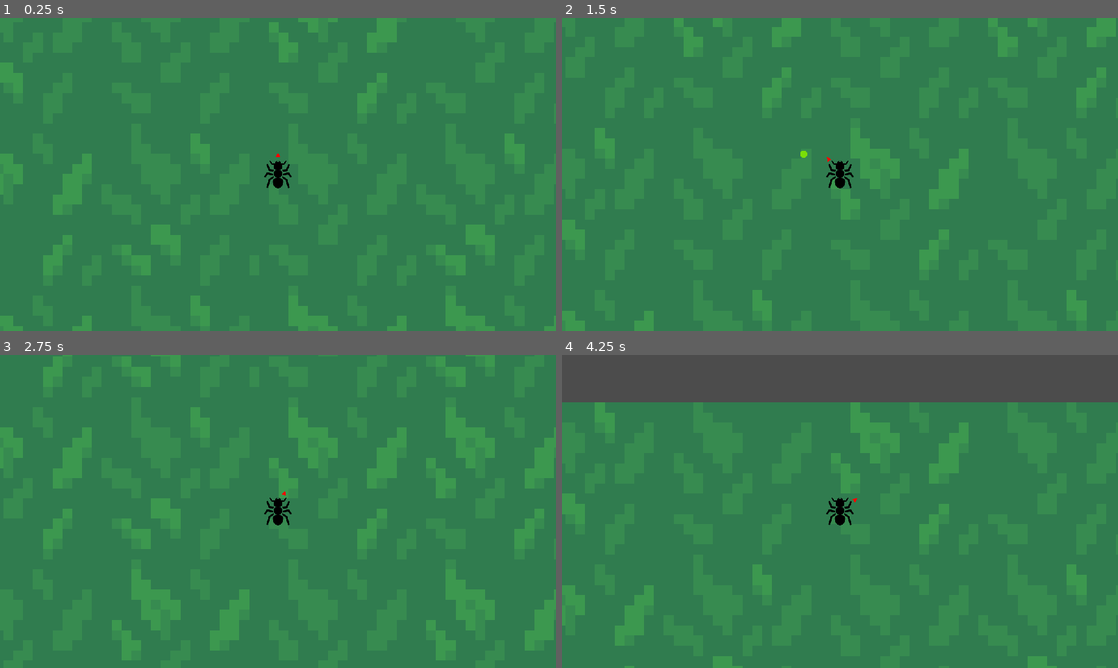
Above: before the commit, frames 1-4 (two rows, left to right).
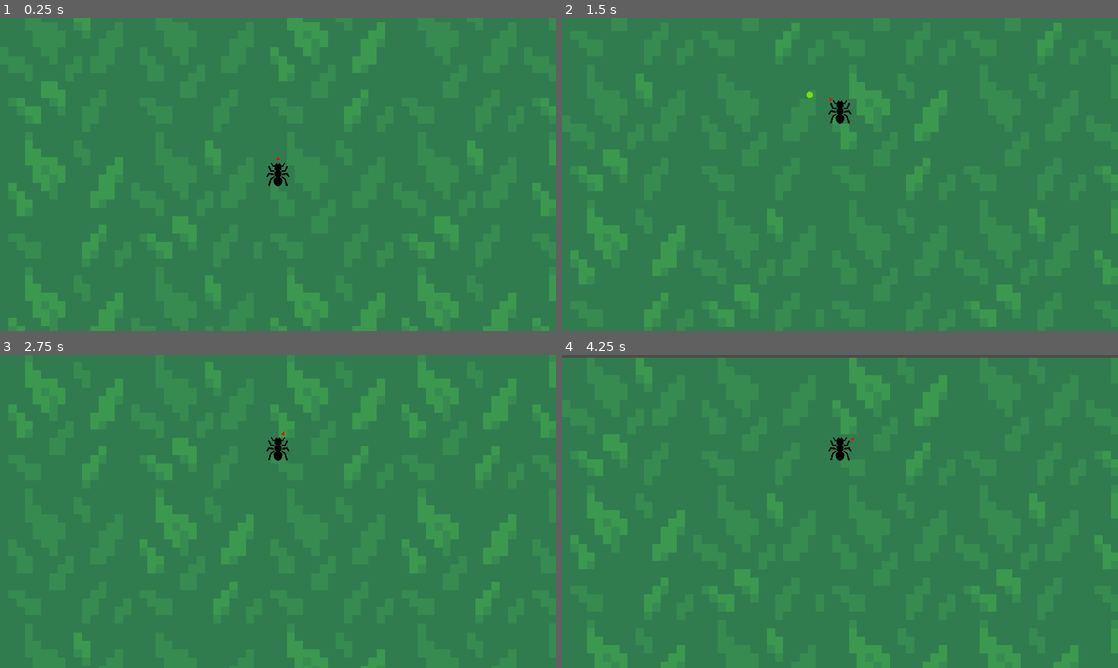
Above: after the commit, the same moments.

Repository: nwallenfang/cordyception
Game: Godot game, scene res://World/World.tscn
Same seed, same stepped clock (60 frames per second), same inputs: the game is played once before the commit and once after it. The engine's default icon, where the game draws it, is replaced by a stand-in: a white triangle on a blue panel in a dark square.
Inputs (mouse positions are in pixels of both pictures, inside the frame that each line leads up to):
- Up to frame 1 (0.25 s): no input
- Up to frame 2 (1.5 s): tap Enter at 0.5 s; move the mouse to (867, 174) at 0.52 s; hold W (move_up) from 0.53 s (still down); click (867, 174) at 0.6 s; move the mouse to (812, 174) at 1.27 s; click (812, 174) at 1.35 s
- Up to frame 3 (2.75 s): keep holding W (move_up); move the mouse to (289, 505) at 2.02 s; click (289, 505) at 2.1 s
- Up to frame 4 (4.25 s): keep holding W (move_up); move the mouse to (834, 517) at 2.77 s; click (834, 517) at 2.85 s; move the mouse to (878, 514) at 3.52 s; click (878, 514) at 3.6 s

The runs differ from the first frame. In frame 1, 10% of the frame differs, in the area x 0-100%, y 0-100%; in frame 2, 8.2%; in frame 3, 15%; in frame 4, 23%.

Commit message:
Smaller Player

Diff:
--- a/Player/TopDownPlayer.tscn
+++ b/Player/TopDownPlayer.tscn
@@ -156,6 +156,7 @@
 anims/walk_left = SubResource( 3 )
 anims/walk_right = SubResource( 4 )
 anims/walk_up = SubResource( 5 )
+
 [node name="ProjectileSpawner" type="Node2D" parent="."]
 script = ExtResource( 5 )
 
--- a/World/World.tscn
+++ b/World/World.tscn
@@ -6,6 +6,7 @@
 [node name="World" type="Node2D"]
 
 [node name="Level1" parent="." instance=ExtResource( 1 )]
+position = Vector2( 598.641, 351.851 )
 
 [node name="Player" parent="Level1" instance=ExtResource( 2 )]
 position = Vector2( 56, 104 )
@@ -14,5 +15,12 @@
 remote_path = NodePath("../../../Camera2D")
 
 [node name="Camera2D" type="Camera2D" parent="."]
-position = Vector2( 654.641, 458.096 )
+position = Vector2( 654.641, 455.851 )
 current = true
+zoom = Vector2( 1.2, 1.2 )
+drag_margin_h_enabled = true
+drag_margin_v_enabled = true
+drag_margin_left = 0.4
+drag_margin_top = 0.4
+drag_margin_right = 0.4
+drag_margin_bottom = 0.4
Not shown: 1 places in Player/TopDownPlayer.tscn that only renumber resources
